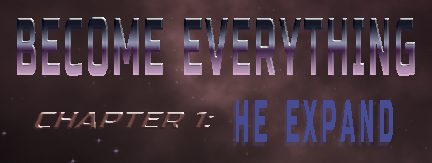
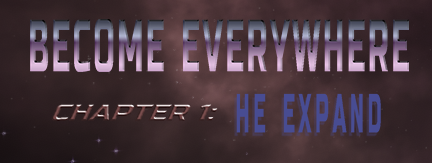
Comparing the layer stacks of the two 432x163 images. Changes:
removed layer "Layer 2" over [17, 17, 415, 147]
added layer "Logo" above "Layer 1" over [30, 19, 409, 137]
